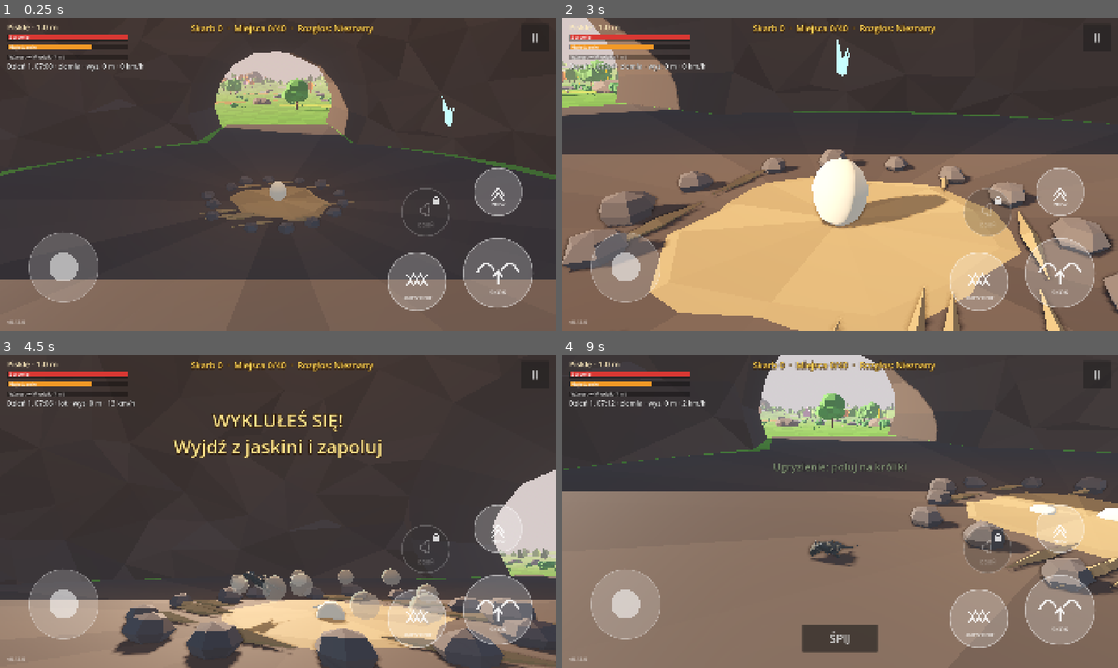
Above: before the commit, frames 1-4 (two rows, left to right).
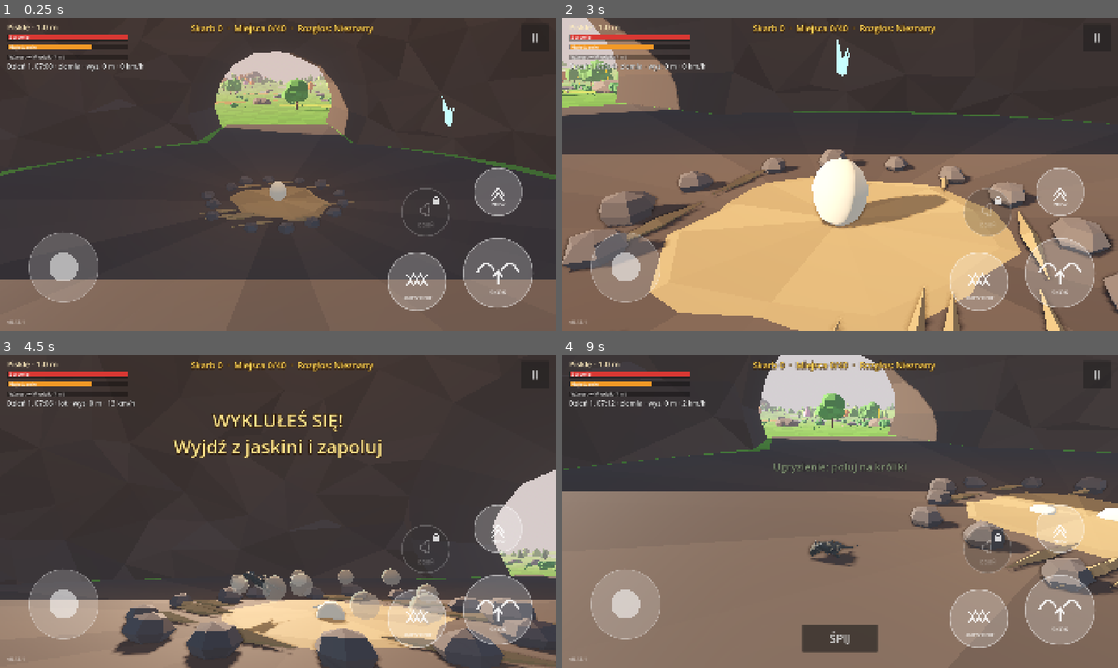
Above: after the commit, the same moments.

Repository: slota145/3d-dragon-game
Game: Godot game, scene res://scenes/boot.tscn
Same seed, same stepped clock (60 frames per second), same inputs: the game is played once before the commit and once after it.
Inputs (mouse positions are in pixels of both pictures, inside the frame that each line leads up to):
- Up to frame 1 (0.25 s): no input
- Up to frame 2 (3 s): move the mouse to (962, 158) at 0.52 s; hold D (move_right) 0.53-1.25 s; tap F (bite) at 0.6 s; click (962, 158) at 0.67 s; tap Space (flap) at 0.77, 1.07 s; drag from (728, 190) to (812, 237) at 1.27 s; move the mouse to (895, 105) at 2.02 s; hold D (move_right) 2.03-2.75 s; tap E (cam_right) at 2.1 s; drag from (812, 237) to (673, 127) at 2.77 s
- Up to frame 3 (4.5 s): move the mouse to (444, 558) at 3.52 s; hold A (move_left) 3.53-4.25 s; hold R (fire) 3.53-4.25 s; tap Space (flap) at 3.77, 4.07 s; drag from (111, 464) to (194, 433) at 4.27 s
- Up to frame 4 (9 s): move the mouse to (867, 511) at 5.02 s; hold S (move_back) 5.03-5.75 s; tap Q (cam_left) at 5.1 s; click (867, 511) at 5.17 s; drag from (756, 433) to (728, 527) at 5.77 s; move the mouse to (962, 495) at 6.52 s; hold W (move_forward) 6.53-7.25 s; hold Shift (dash) 6.53-7.25 s; tap Space (flap) at 6.77, 7.07 s; drag from (728, 527) to (812, 574) at 7.27 s; move the mouse to (895, 442) at 8.02 s; hold S (move_back) 8.03-8.75 s; tap F (bite) at 8.1 s; drag from (812, 574) to (673, 464) at 8.77 s

The runs differ from the first frame. In frame 1, 0.1% of the frame differs, in the area x 3-60%, y 17-98%; in frame 2, 0.1%; in frame 3, less than 0.1%; in frame 4, 0.2%, in the area x 3-60%, y 3-98%.

Commit message:
Wiatr, chmury i nowa woda z pianą przy brzegach (0.13.1)
Co-Authored-By: Claude Opus 5.5 <noreply@anthropic.com>
Claude-Session: https://claude.ai/code/session_01Ves32BxAhBVxU1wfrWL8eZ

Diff:
--- /dev/null
+++ b/assets/shaders/water.gdshader
@@ -0,0 +1,32 @@
+shader_type spatial;
+// Woda: płytko turkus, głęboko błękit, piana przy brzegu — głębokość z mapy wody liczonej
+// z terenu (Terrain: depth_map, 8 m/piksel; działa na każdym telefonie, bez bufora głębi),
+// zmarszczki z przesuwanych map normalnych (błyski słońca), lekka przezroczystość.
+render_mode blend_mix, depth_draw_always, cull_disabled;
+
+// R = głębokość / 8 m; brak mapy (jeszcze się liczy) = głęboko, bez piany
+uniform sampler2D depth_map : filter_linear;
+uniform bool has_depth_map = false;
+uniform float world_size = 4096.0;
+uniform sampler2D ripples_a : hint_normal;
+uniform sampler2D ripples_b : hint_normal;
+uniform vec3 shallow : source_color = vec3(0.32, 0.85, 0.82);
+uniform vec3 deep : source_color = vec3(0.08, 0.38, 0.62);
+uniform vec3 foam_color : source_color = vec3(0.95, 0.98, 1.0);
+
+void fragment() {
+	vec2 wxz = (INV_VIEW_MATRIX * vec4(VERTEX, 1.0)).xz;
+	vec3 na = texture(ripples_a, wxz * 0.03 + TIME * vec2(0.012, 0.007)).rgb;
+	vec3 nb = texture(ripples_b, wxz * 0.07 - TIME * vec2(0.009, 0.014)).rgb;
+	NORMAL_MAP = mix(na, nb, 0.5);
+	NORMAL_MAP_DEPTH = 0.6;
+	float diff = has_depth_map ? texture(depth_map, wxz / world_size + 0.5).r * 8.0 : 8.0;
+	vec3 col = mix(shallow, deep, clamp(diff / 7.0, 0.0, 1.0));
+	float wobble = 0.25 * sin(TIME * 1.5 + wxz.x * 0.3 + wxz.y * 0.2);
+	float foam = 1.0 - smoothstep(0.15, 0.9 + wobble, diff);
+	ALBEDO = mix(col, foam_color, foam * 0.85);
+	ALPHA = mix(0.6, 0.92, clamp(diff / 4.0, 0.0, 1.0));
+	ROUGHNESS = 0.06;
+	METALLIC = 0.1;
+	SPECULAR = 0.7;
+}
--- /dev/null
+++ b/assets/shaders/wind.gdshader
@@ -0,0 +1,24 @@
+shader_type spatial;
+// Kołysanie na wietrze (trawa, kwiaty, korony drzew). Wychylenie rośnie z wysokością wierzchołka
+// nad `sway_start` (w przestrzeni modelu), faza zależy od położenia w świecie — fale przechodzą
+// przez łąkę i las. Kolor: albedo × kolor wierzchołka × kolor instancji (COLOR).
+render_mode cull_disabled;
+
+uniform vec4 albedo : source_color = vec4(1.0);
+uniform float strength = 0.06;
+uniform float sway_start = 0.0;
+uniform float speed = 1.6;
+
+void vertex() {
+	vec3 wp = (MODEL_MATRIX * vec4(VERTEX, 1.0)).xyz;
+	float h = max(VERTEX.y - sway_start, 0.0);
+	float gust = 0.6 + 0.4 * sin(TIME * 0.35 + wp.x * 0.004 + wp.z * 0.003);
+	float w = sin(TIME * speed + wp.x * 0.12 + wp.z * 0.08) + 0.4 * sin(TIME * speed * 2.3 + wp.x * 0.37);
+	VERTEX.x += w * strength * h * gust;
+	VERTEX.z += w * strength * 0.5 * h * gust;
+}
+
+void fragment() {
+	ALBEDO = albedo.rgb * COLOR.rgb;
+	ROUGHNESS = 1.0;
+}
--- a/project.godot
+++ b/project.godot
@@ -12,7 +12,7 @@
 
 config/name="3D Dragon Game"
 config/description="Gra o smoku w Godot 4 — prototyp."
-config/version="0.13.0"
+config/version="0.13.1"
 ; Numer zgodności „bazy” (APK/EXE). Podbij, gdy zmieniasz coś, czego łatka .pck nie przeniesie
 ; (input map, ustawienia projektu, eksportu, wersja silnika) — gracze dostaną wtedy pełną aktualizację.
 config/base_api=6
--- /dev/null
+++ b/scripts/game/clouds.gd
@@ -0,0 +1,41 @@
+class_name Clouds
+extends Node3D
+## Chmury low-poly (Cloud_A/B z nature.glb) dryfujące z wiatrem nad całym światem; za krawędzią
+## mapy wracają z drugiej strony. Bez kolizji — smok może przez nie przelecieć.
+
+@export var count: int = 46
+@export var wind: Vector3 = Vector3(3.0, 0.0, 1.2)
+
+var _clouds: Array[Node3D] = []
+
+
+func _ready() -> void:
+	var meshes: Array[Mesh] = []
+	var scene: Node = (load("res://assets/models/nature.glb") as PackedScene).instantiate()
+	for mi: MeshInstance3D in scene.find_children("Cloud_*", "MeshInstance3D", true, false):
+		meshes.append(mi.mesh)
+	scene.free()
+	var rng := RandomNumberGenerator.new()
+	rng.seed = 77
+	var lim := Terrain.HALF
+	for i in count:
+		var mi := MeshInstance3D.new()
+		mi.mesh = meshes[i % meshes.size()]
+		var s := rng.randf_range(3.5, 8.0)
+		mi.scale = Vector3(s, s * rng.randf_range(0.7, 1.0), s)
+		mi.rotation.y = rng.randf() * TAU
+		mi.position = Vector3(rng.randf_range(-lim, lim), rng.randf_range(170.0, 270.0), rng.randf_range(-lim, lim))
+		mi.cast_shadow = GeometryInstance3D.SHADOW_CASTING_SETTING_OFF
+		mi.visibility_range_end = 2200.0
+		add_child(mi)
+		_clouds.append(mi)
+
+
+func _process(delta: float) -> void:
+	var lim := Terrain.HALF + 200.0
+	for c in _clouds:
+		c.position += wind * delta
+		if c.position.x > lim:
+			c.position.x -= lim * 2.0
+		if c.position.z > lim:
+			c.position.z -= lim * 2.0
--- a/scripts/game/terrain.gd
+++ b/scripts/game/terrain.gd
@@ -216,6 +216,7 @@
 
 
 func _process(_delta: float) -> void:
+	_check_depth_task()
 	if not focus:
 		return
 	var c := chunk_of(focus.global_position)
@@ -459,16 +460,62 @@
 	water.name = "Water"
 	var plane := PlaneMesh.new()
 	plane.size = Vector2(SIZE + 400.0, SIZE + 400.0)
-	var mat := StandardMaterial3D.new()
-	mat.albedo_color = Color(0.2, 0.62, 0.72, 0.8)  # turkus
-	mat.transparency = BaseMaterial3D.TRANSPARENCY_ALPHA
-	mat.roughness = 0.08
-	mat.metallic = 0.25
+	var mat := ShaderMaterial.new()
+	mat.shader = load("res://assets/shaders/water.gdshader")
+	for k in 2:  # zmarszczki: dwie przesuwane mapy normalnych z szumu
+		var tex := NoiseTexture2D.new()
+		tex.width = 256
+		tex.height = 256
+		tex.seamless = true
+		tex.as_normal_map = true
+		tex.bump_strength = 6.0 if k == 0 else 3.0
+		var n := FastNoiseLite.new()
+		n.seed = 11 + k
+		n.frequency = 0.02 if k == 0 else 0.045
+		tex.noise = n
+		mat.set_shader_parameter("ripples_a" if k == 0 else "ripples_b", tex)
 	plane.material = mat
+	_water_mat = mat
+	# mapa głębokości wody — w tle (kilka sekund na telefonie), potem piana przy brzegach
+	for v: Array in VILLAGES:  # wartości z pamięci podręcznej najpierw w głównym wątku
+		height(v[0], v[1])
+	_depth_task = WorkerThreadPool.add_task(_bake_depth_map)
 	water.mesh = plane
 	water.position.y = WATER_LEVEL
 	water.cast_shadow = GeometryInstance3D.SHADOW_CASTING_SETTING_OFF
 	add_child(water)
+
+
+var _water_mat: ShaderMaterial
+var _depth_task: int = -1
+var _depth_image: Image
+const DEPTH_RES := 512
+
+
+## Głębokość wody (R = (poziom wody − teren) / 8 m) na siatce 8 m — dla shadera wody.
+func _bake_depth_map() -> void:
+	var img := Image.create(DEPTH_RES, DEPTH_RES, false, Image.FORMAT_R8)
+	var step := SIZE / DEPTH_RES
+	for j in DEPTH_RES:
+		for i in DEPTH_RES:
+			var h := height(-HALF + (i + 0.5) * step, -HALF + (j + 0.5) * step)
+			img.set_pixel(i, j, Color(clampf((WATER_LEVEL - h) / 8.0, 0.0, 1.0), 0, 0))
+	_depth_image = img
+
+
+func _check_depth_task() -> void:
+	if _depth_task < 0 or not WorkerThreadPool.is_task_completed(_depth_task):
+		return
+	WorkerThreadPool.wait_for_task_completion(_depth_task)
+	_depth_task = -1
+	_water_mat.set_shader_parameter("depth_map", ImageTexture.create_from_image(_depth_image))
+	_water_mat.set_shader_parameter("world_size", SIZE)
+	_water_mat.set_shader_parameter("has_depth_map", true)
+
+
+func _exit_tree() -> void:
+	if _depth_task >= 0:
+		WorkerThreadPool.wait_for_task_completion(_depth_task)
 
 
 ## Niewidzialne ściany na krawędzi świata.
--- a/scripts/game/terrain_decor.gd
+++ b/scripts/game/terrain_decor.gd
@@ -49,10 +49,13 @@
 	for mi: MeshInstance3D in scene.find_children("*", "MeshInstance3D", true, false):
 		_nature[String(mi.name)] = mi.mesh
 	scene.free()
-	_far_cone = _make_far_tree(true)
-	_far_round = _make_far_tree(false)
-	_grass_mesh = _make_grass_mesh()
-	_flower_mesh = _make_flower_mesh()
+	for k: String in _nature.keys():
+		if k.begins_with("Tree_"):
+			_nature[k] = windify(_nature[k], 0.022, 2.5)  # korony kołyszą się na wietrze
+	_far_cone = windify(_make_far_tree(true), 0.02, 2.5)
+	_far_round = windify(_make_far_tree(false), 0.02, 2.5)
+	_grass_mesh = windify(_make_grass_mesh(), 0.28, 0.0)
+	_flower_mesh = windify(_make_flower_mesh(), 0.16, 0.0)
 
 
 ## Od razu zbuduj roślinność wokół punktu (start gry, teleport).
@@ -273,6 +276,25 @@
 			st.add_vertex(b1); st.add_vertex(t0); st.add_vertex(t1)
 
 
+static var _wind_shader: Shader
+
+
+## Kopia siatki z materiałami „wiatru” (assets/shaders/wind.gdshader): ta sama barwa, kołysanie.
+static func windify(mesh: Mesh, strength: float, sway_start: float) -> Mesh:
+	if _wind_shader == null:
+		_wind_shader = load("res://assets/shaders/wind.gdshader")
+	var m := mesh.duplicate() as Mesh
+	for i in m.get_surface_count():
+		var src := m.surface_get_material(i) as BaseMaterial3D
+		var mat := ShaderMaterial.new()
+		mat.shader = _wind_shader
+		mat.set_shader_parameter("albedo", src.albedo_color if src else Color.WHITE)
+		mat.set_shader_parameter("strength", strength)
+		mat.set_shader_parameter("sway_start", sway_start)
+		m.surface_set_material(i, mat)
+	return m
+
+
 ## Tania sylwetka drzewa z daleka (kolor z instancji): stożek lub kula na pniu.
 func _make_far_tree(cone: bool) -> Mesh:
 	var st := SurfaceTool.new()
--- a/scripts/game/world.gd
+++ b/scripts/game/world.gd
@@ -88,6 +88,9 @@
 		_toast("Porwany: %s · Ugryzienie = puść" % prey.display_name)
 		if prey is Villager:
 			add_renown(2.0))
+	var clouds := Clouds.new()
+	clouds.name = "Clouds"
+	add_child(clouds)
 	_lair = Lair.new()
 	_lair.name = "Lair"
 	_lair.position = Lair.POSITION
Binary file changed: assets/models/nature.glb
Not shown, added: assets/shaders/water.gdshader.uid
Not shown, added: assets/shaders/wind.gdshader.uid
Not shown, added: scripts/game/clouds.gd.uid
Not shown, changed: CLAUDE.md
Not shown, changed: ROADMAP.md
